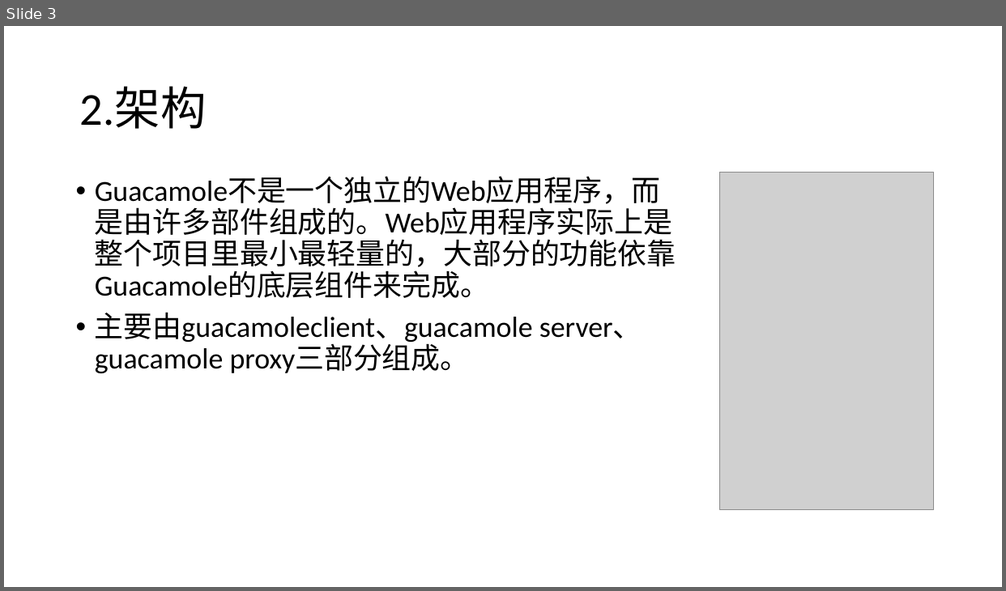
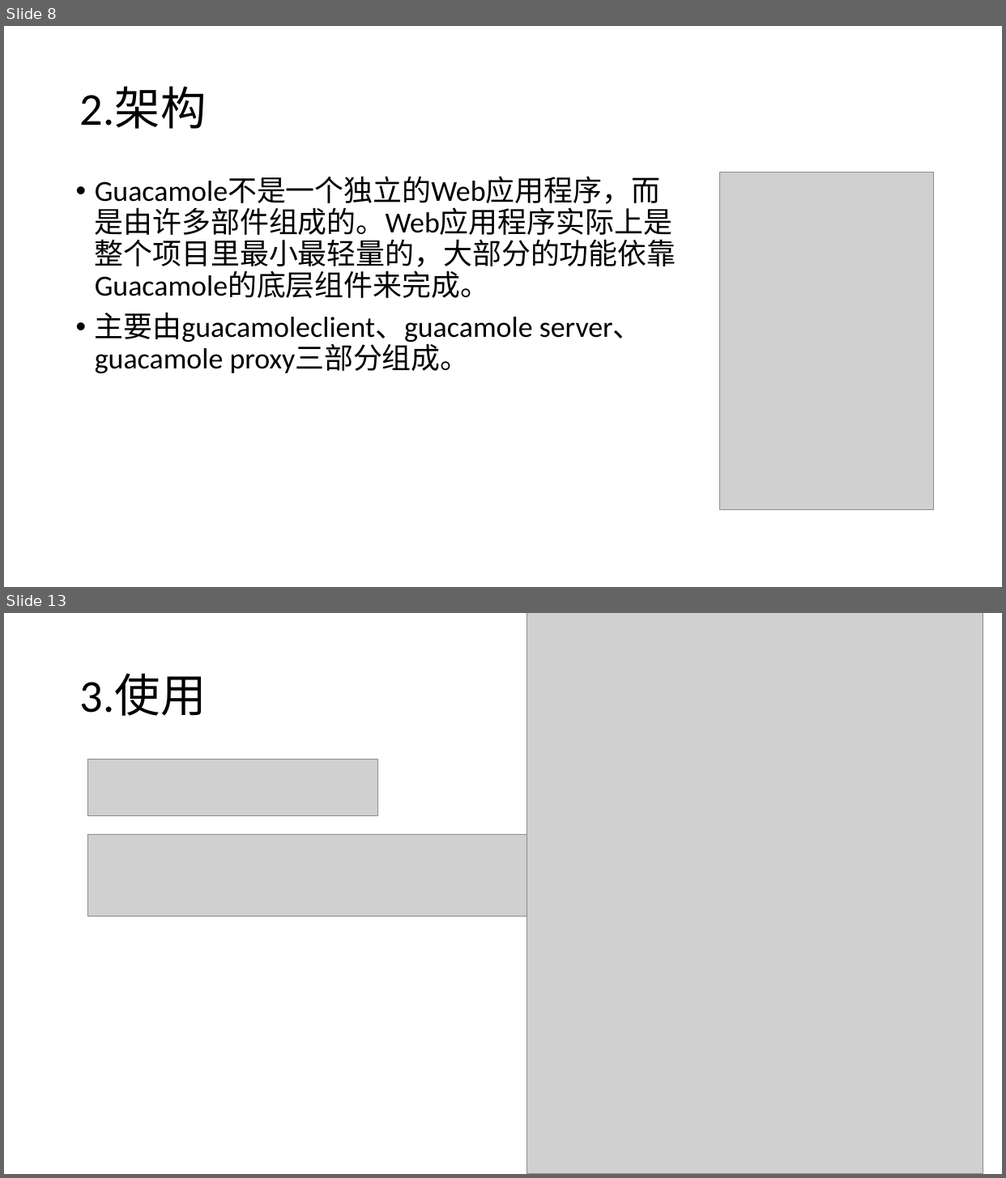
Before and after one commit to caojian123/ppt, a slide deck: guacamole 介绍.pptx. Shown one above the other, each under a label of ours: slide 3 before the commit, slides 8 and 13 after it; the slides between them are not shown. The pictures are 1006x591 and 1006x1178 pixels, drawn with LibreOffice and Linux fonts; fonts in the diff are those of the drawing; grey boxes stand for pictures. Boxes give left, top, right and bottom in pixels: in the first picture for what was removed or moved away, otherwise in the second. Text is boxed around its words. In the diff, an @@ line names an element or a change of style, - is before the commit and + after.

```diff
--- a/guacamole 介绍.pptx
+++ b/guacamole 介绍.pptx
@@ slide 13 added at box(4, 613, 1002, 1174), background #FFFFFF @@
@@ picture added at box(526, 613, 982, 1174) @@
@@ title added at box(80, 673, 206, 716), 44 pt, text #000000 @@
+3.使用
@@ picture added at box(88, 760, 378, 815) @@
@@ picture added at box(88, 835, 526, 917) @@
@@ what was slide 3 is now slide 8 @@
```
Also in this commit, not shown: 3 slides changed, 10 other slides added, 1 slide removed.
